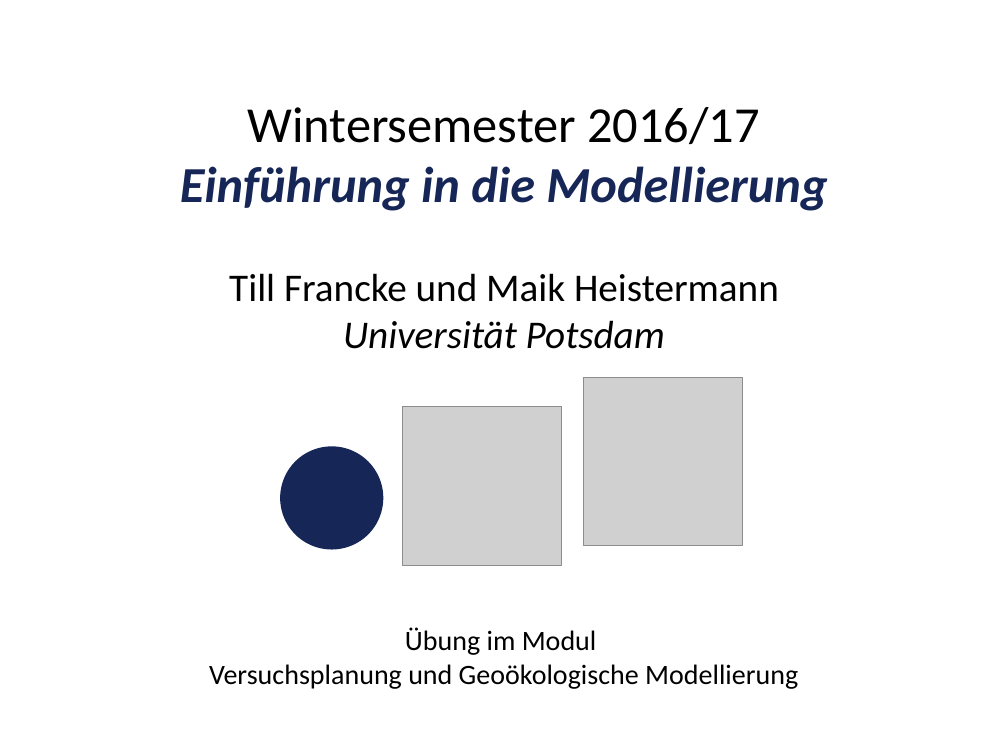
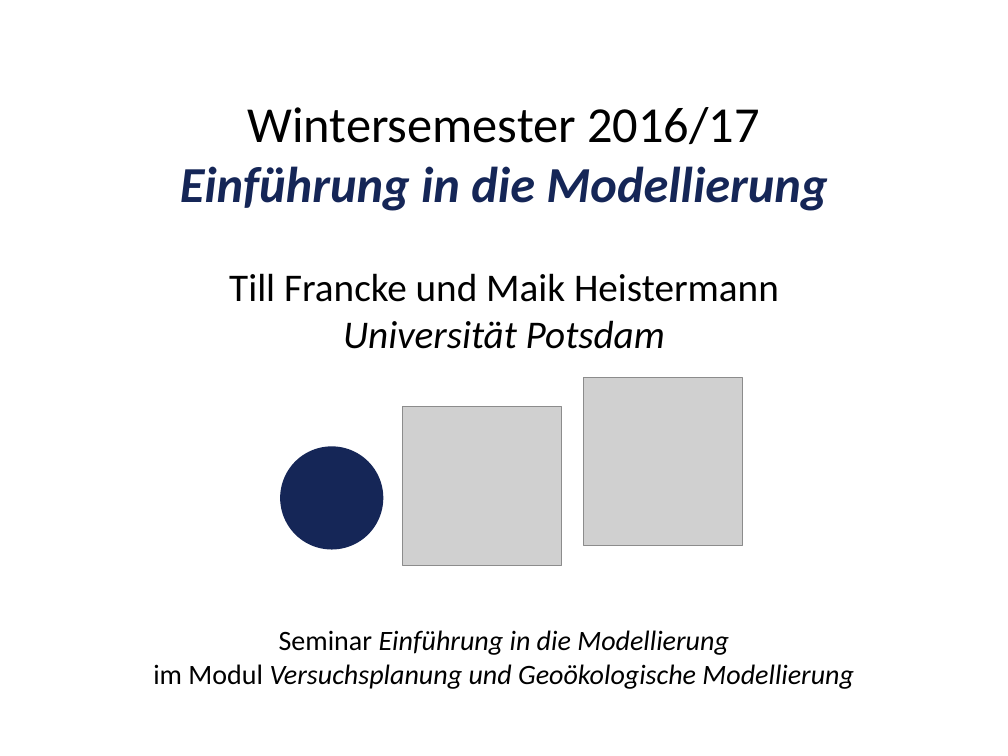
Before and after one commit to heistermann/Einf_Modellierung, a slide deck: slide 1 of Termin_4/folien/UebungModellierung#4.pptx. Drawn at 1008x756 pixels with LibreOffice and Linux fonts; fonts in the diff are those of the drawing; grey boxes stand for pictures. Boxes give left, top, right and bottom in pixels: in the first picture for what was removed or moved away, otherwise in the second. Text is boxed around its words. In the diff, an @@ line names an element or a change of style, - is before the commit and + after.

```diff
--- a/Termin_4/folien/UebungModellierung#4.pptx
+++ b/Termin_4/folien/UebungModellierung#4.pptx
@@ text at [153,630,854,689]: text changed; italic on @@
-Übung im Modul
-Versuchsplanung und Geoökologische Modellierung
+Seminar Einführung in die Modellierung
+im Modul Versuchsplanung und Geoökologische Modellierung
```
Also in this commit, not shown: 1 slide added.
